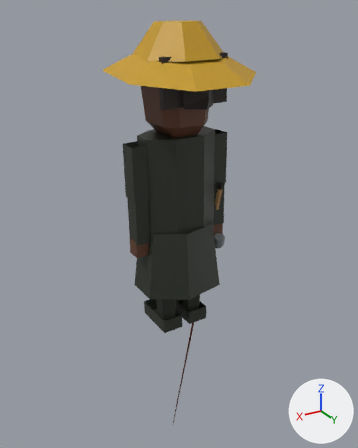
Two versions of the glTF model public/models/skipper.glb, one commit apart.
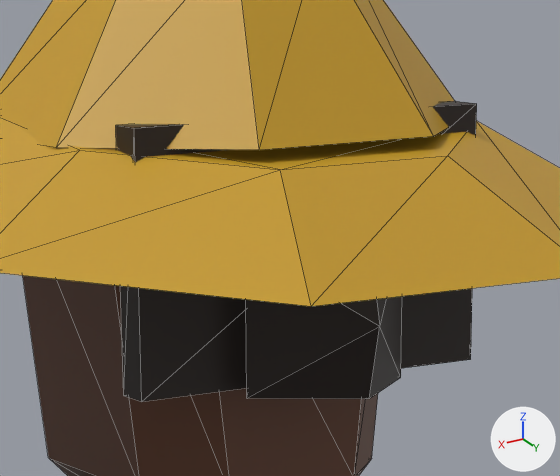
There are two pictures of each version: one whole from a camera (50 mm lens) standing at (1.4, 2.342, 1.842) and looking at (-0.129, -0.206, 0.568), one close up on the part from 38% to 68% of the width and 7% to 28% of the height. The axes (+X, +Y, +Z) are drawn at lower right. The lights are the same throughout. The older version's two pictures come first. The close-ups show mesh edges as thin lines.

Objects in the first close-up: 'PLAYER_Skipper_Rig_Mesh'.
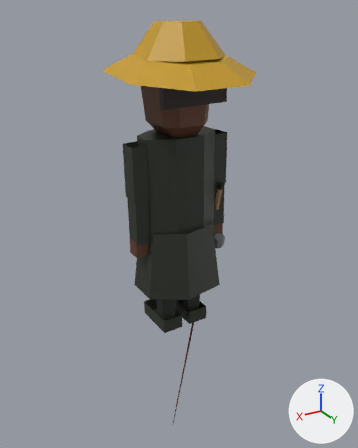
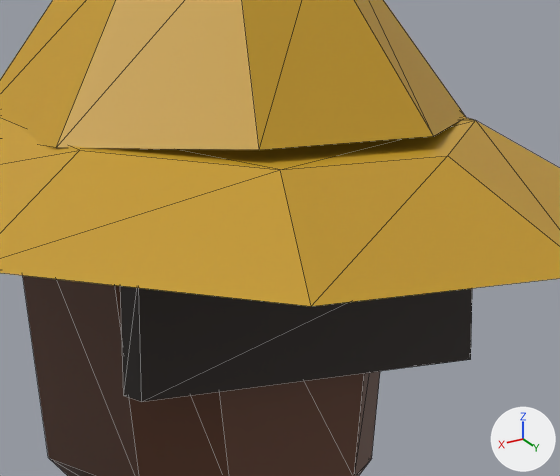
Where the change shows, as pixel boxes (x1, y1, x2, y2) in the close-ups (560 x 476 px; the box of a moved part takes in the faces that stretch with it):
part 1 of me_player_skipper_rig_mesh, deleted
    before: (246, 296, 402, 399)
part 2 of me_player_skipper_rig_mesh, moved or reshaped
    before: (116, 101, 477, 402)
    after: (120, 286, 472, 402)

What changed in the scene script:
```text
Change me_player_skipper_rig_mesh:
    used by ob_player_skipper_rig_mesh; location = (0.0, 0.0, 0.0)
    verts and faces of me_player_skipper_rig_mesh; kept vertices keep their numbers, new ones are numbered from 247
    before: 202 (-0.17, 0.16, 1.65) at pixel (455, 101), 203 (0.21, 0.16, 1.64) at pixel (115, 125), 204 (0.21, 0.2, 1.64) at pixel (134, 128), 205 (-0.17, 0.2, 1.65) at pixel (476, 103)
    remove me_player_skipper_rig_mesh.from_pydata(...)  # 247 vertices, 319 faces; spans x -0.35..0.39, y -0.34..0.44, z -0.01..1.8
    add me_player_skipper_rig_mesh.from_pydata(...)  # 238 vertices, 305 faces; spans x -0.35..0.39, y -0.34..0.44, z -0.01..1.8
    me_player_skipper_rig_mesh part 1: the loose piece of 9 vertices spanning x -0.08..0.11, y 0.16..0.31, z 1.39..1.54 is deleted
    me_player_skipper_rig_mesh part 2
    add verts[202] = (-0.17, 0.16, 1.52)  # moved
    add verts[205] = (-0.17, 0.2, 1.52)  # moved
    add verts[203] = (0.2, 0.16, 1.51)  # moved
    add verts[204] = (0.2, 0.2, 1.51)  # moved
```
